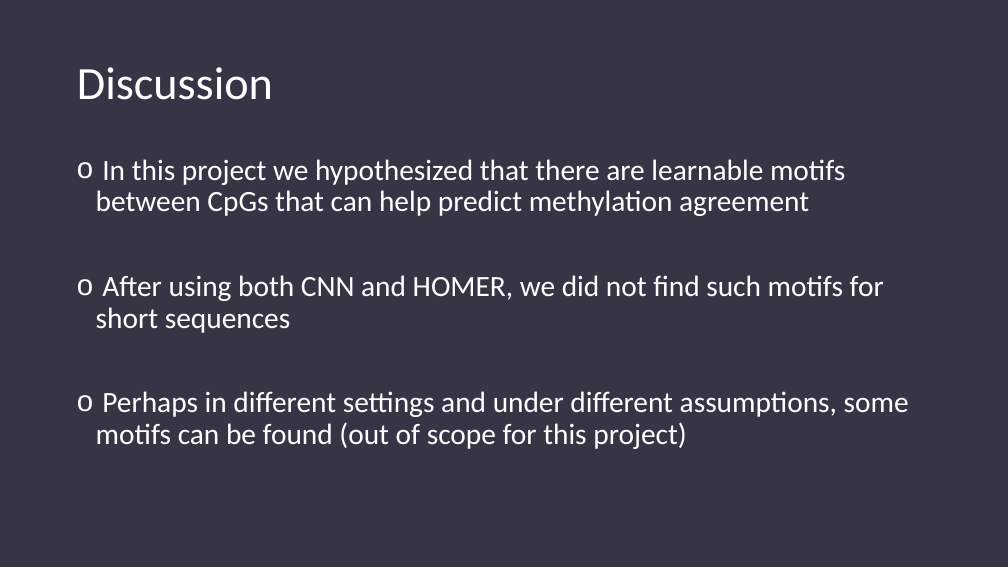
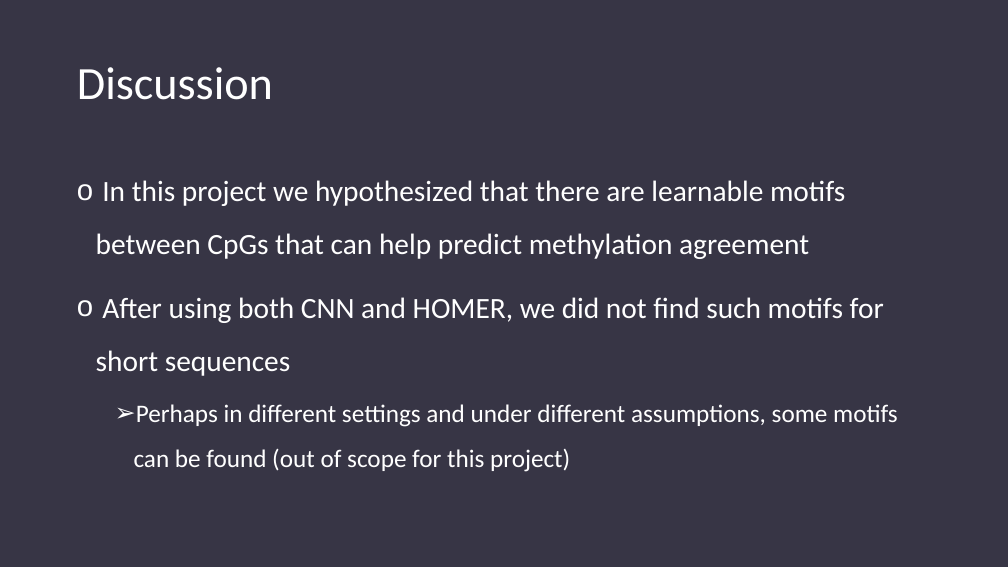
Before and after one commit to amitaifrey/methyl-motif, a slide deck: slide 10 of Predicting methyilation in human genome.pptm. Drawn at 1008x567 pixels with LibreOffice and Linux fonts; fonts in the diff are those of the drawing. Boxes give left, top, right and bottom in pixels: in the first picture for what was removed or moved away, otherwise in the second. Text is boxed around its words. In the diff, an @@ line names an element or a change of style, - is before the commit and + after.

```diff
--- a/Predicting methyilation in human genome.pptm
+++ b/Predicting methyilation in human genome.pptm
@@ text "In this project we hypothesized ..." at bbox=[96, 180, 898, 472]: size 28 to 24 pt in "Perhaps in different settings and under different ..."; line spacing 0.9 to 1.5; bullet o to ➢; list level 1 to 2 in "Perhaps in different settings and ..." @@
```
Also in this commit, not shown: 2 other slides changed.
